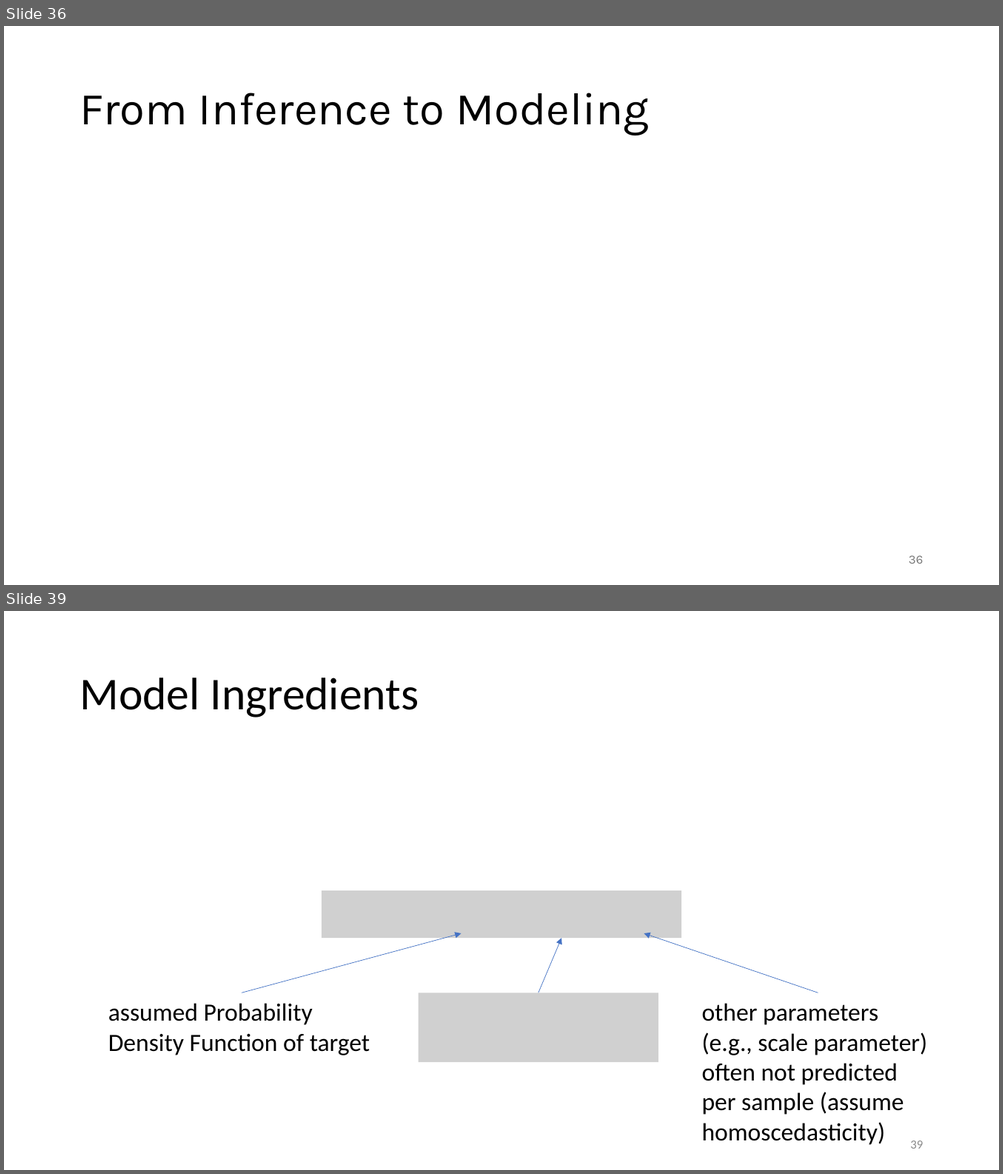
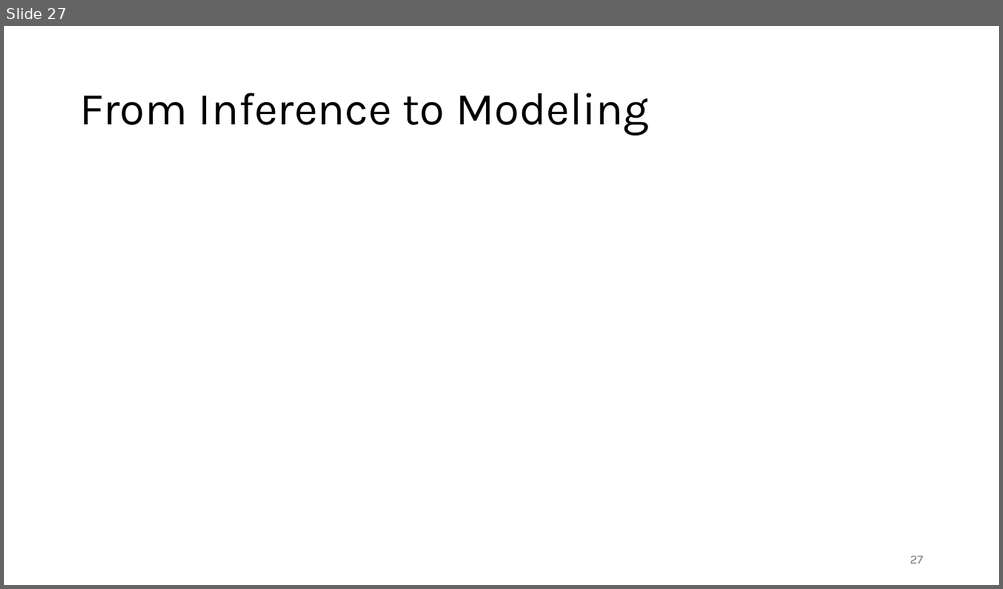
Before and after one commit to FelixWick/data_science, a slide deck: slides/4_statistical_inference.pptx. Shown one above the other, each under a label of ours: slides 36 and 39 before the commit, slide 27 after it; the slides between them are not shown. The pictures are 1003x1174 and 1003x589 pixels, drawn with LibreOffice and Linux fonts; fonts in the diff are those of the drawing; grey boxes stand for pictures. Boxes give left, top, right and bottom in pixels: in the first picture for what was removed or moved away, otherwise in the second. Text is boxed around its words. In the diff, an @@ line names an element or a change of style, - is before the commit and + after.

```diff
--- a/slides/4_statistical_inference.pptx
+++ b/slides/4_statistical_inference.pptx
@@ slide 39 removed at [4, 611, 999, 1170], background #FFFFFF @@
@@ title removed at [79, 678, 419, 718] @@
-Model Ingredients
@@ picture removed at [321, 891, 681, 939] @@
@@ arrow removed from (242, 993) to (461, 934) @@
@@ arrow removed from (538, 993) to (561, 939) @@
@@ arrow removed from (818, 993) to (643, 934) @@
@@ text removed at [108, 1003, 370, 1056] @@
-assumed Probability Density Function of target
@@ picture removed at [418, 993, 658, 1062] @@
@@ text removed at [702, 1003, 928, 1145] @@
-other parameters (e.g., scale parameter) often not predicted per sample (assume homoscedasticity)
@@ page number removed at [910, 1141, 922, 1149] @@
-39
@@ what was slide 36 is now slide 27 @@
@@ page number at [910, 556, 923, 564]: text changed @@
-36
+27
```
Also in this commit, not shown: 12 other slides removed, 1 other file.
